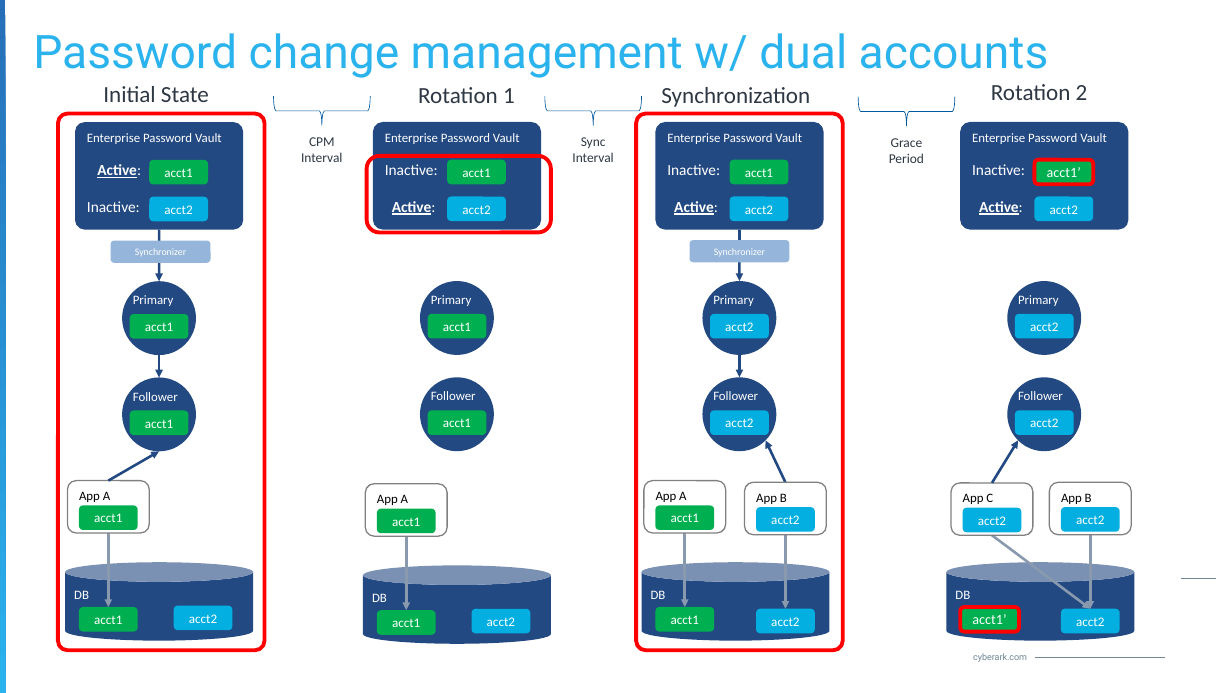
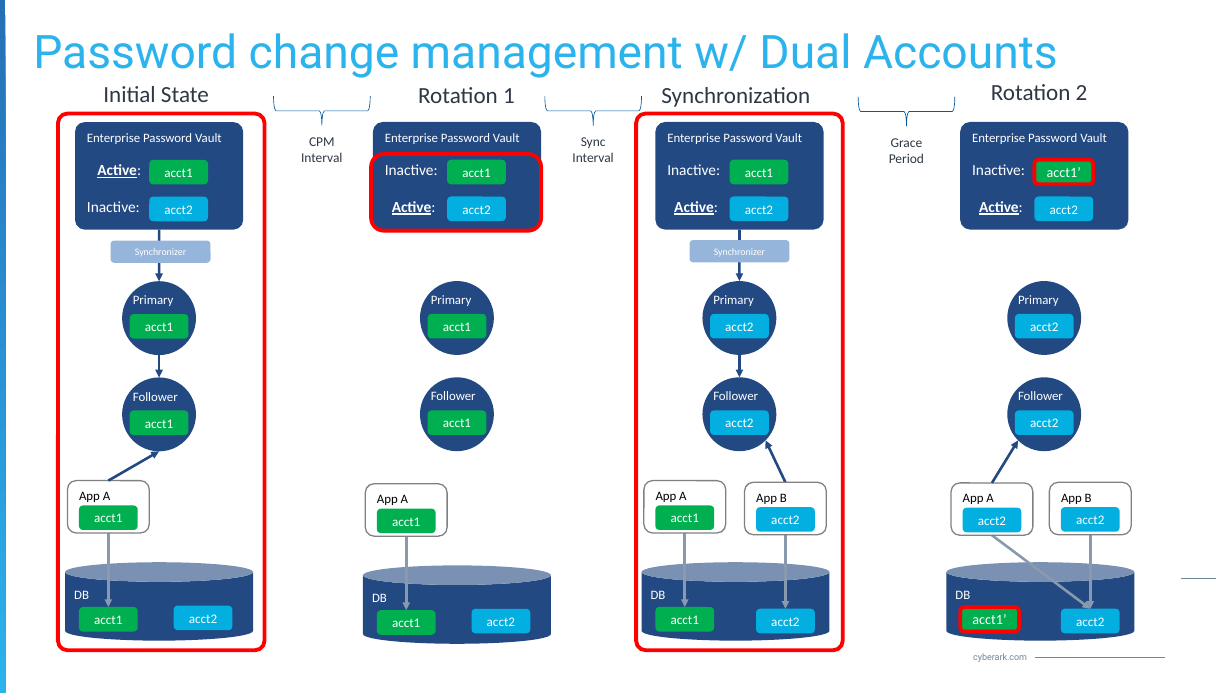
Before and after one commit to jodyhuntatx/cybrsm-demos, a slide deck: slide 3 of DUAL_ACCOUNTS_demo/DualAccounts-Explained-230814JH.pptx (slide 2 before the commit). Drawn at 1232x693 pixels with LibreOffice and Linux fonts; fonts in the diff are those of the drawing; background and template pictures are left out. Boxes give left, top, right and bottom in pixels: in the first picture for what was removed or moved away, otherwise in the second. Text is boxed around its words. In the diff, an @@ line names an element or a change of style, - is before the commit and + after.

```diff
--- a/DUAL_ACCOUNTS_demo/DualAccounts-Explained-230814JH.pptx
+++ b/DUAL_ACCOUNTS_demo/DualAccounts-Explained-230814JH.pptx
@@ title at (x1=33, y1=33, x2=1058, y2=78): text changed @@
-Password change management w/ dual accounts
+Password change management w/ Dual Accounts
@@ rounded rectangle resized from (x1=367, y1=156, x2=551, y2=233) to (x1=372, y1=154, x2=542, y2=231) @@
@@ text in rounded rectangle at (x1=963, y1=493, x2=993, y2=504): text changed @@
-App C
+App A
```
Also in this commit, not shown: 1 other slide changed, 8 slides added, 1 slide removed, 26 other files.
